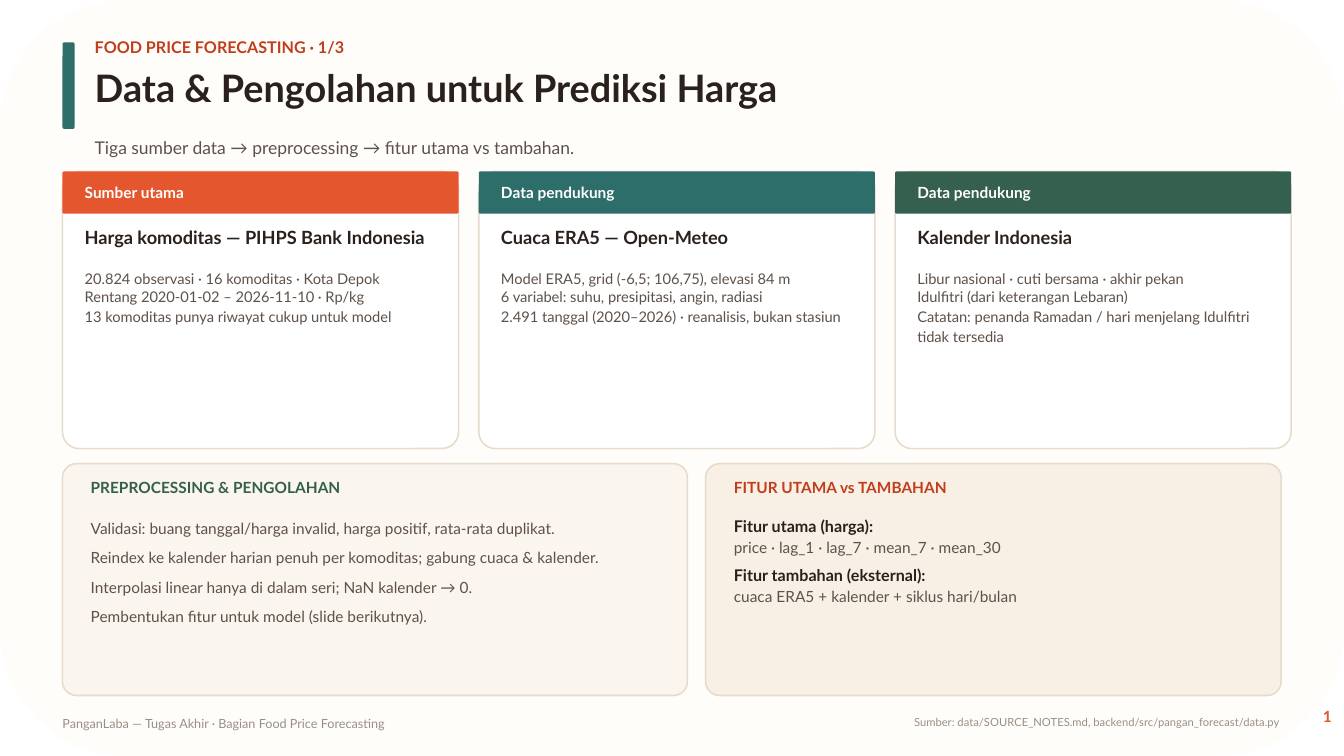
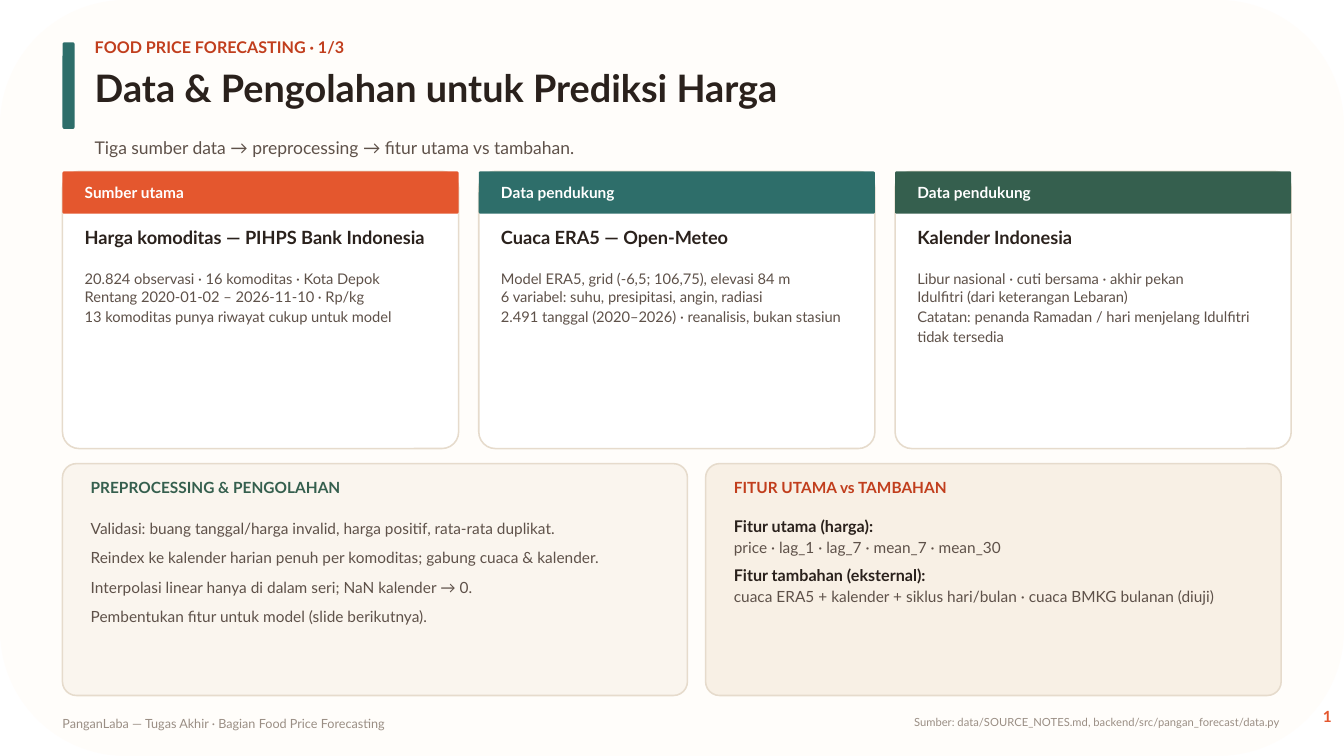
Before and after one commit to billyramadan/pangan-Laba, a slide deck: slide 1 of reports/FoodPriceForecasting_3Slide_v2.pptx. Drawn at 1344x756 pixels with LibreOffice and Linux fonts; fonts in the diff are those of the drawing. Boxes give left, top, right and bottom in pixels: in the first picture for what was removed or moved away, otherwise in the second. Text is boxed around its words. In the diff, an @@ line names an element or a change of style, - is before the commit and + after.

```diff
--- a/reports/FoodPriceForecasting_3Slide_v2.pptx
+++ b/reports/FoodPriceForecasting_3Slide_v2.pptx
@@ text at [734, 590, 1214, 605]: text changed @@
-cuaca ERA5 + kalender + siklus hari/bulan
+cuaca ERA5 + kalender + siklus hari/bulan · cuaca BMKG bulanan (diuji)
```
Also in this commit, not shown: 2 other slides changed, 1 other file.
